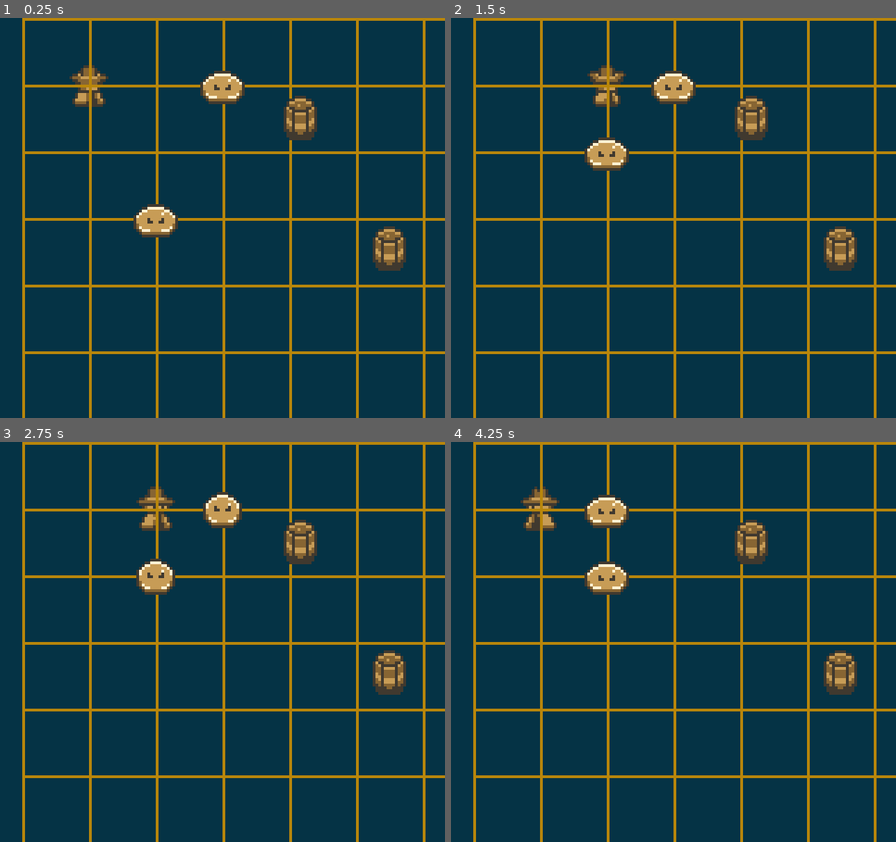
Above: before the commit, frames 1-4 (two rows, left to right).
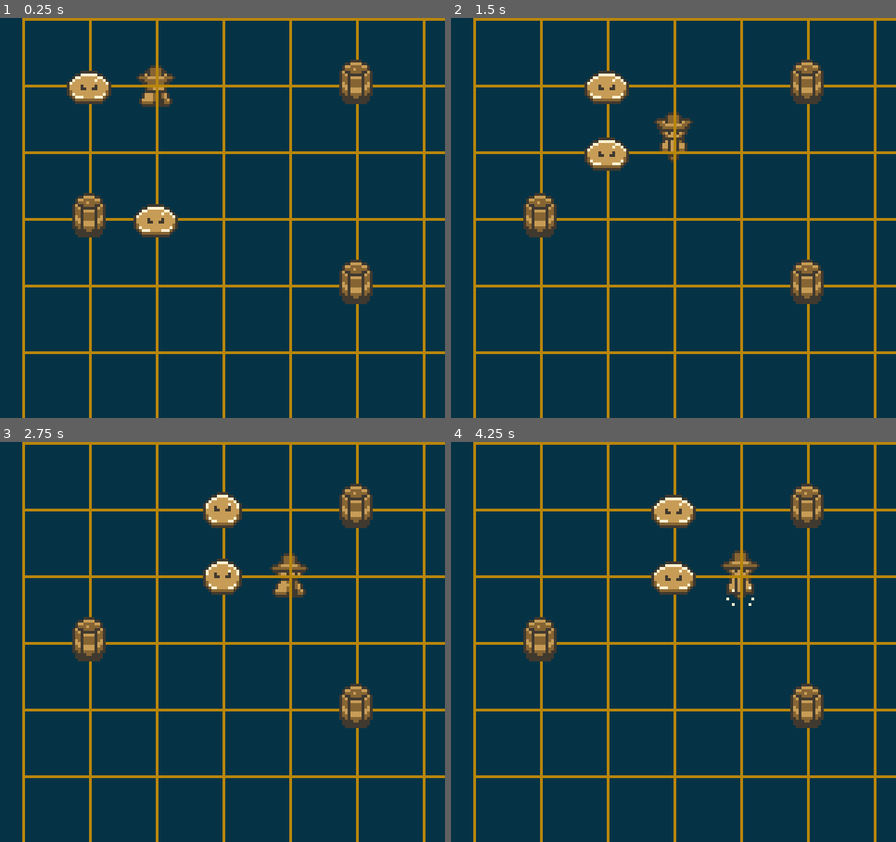
Above: after the commit, the same moments.

Repository: ThGnommy/gb-jam-13
Game: Godot game, scene res://scenes/levels/main.tscn
The game is run twice, just before and just after one commit, with the same random seed, the same clock (stepped at 60 frames per second) and the same inputs.
Inputs:
- Up to frame 1 (0.25 s): no input
- Up to frame 2 (1.5 s): hold Right (right) 0.53-1.28 s; hold Down (down) from 1.28 s (still down)
- Up to frame 3 (2.75 s): release Down (down) at 2.03 s; hold Right (right) from 2.03 s (still down)
- Up to frame 4 (4.25 s): release Right (right) at 2.78 s; hold W (shootUp) 2.78-3.53 s; hold Left (left) from 3.53 s (still down)

The runs differ from the first frame. In frame 1, 5.6% of the frame differs, in the area x 15-92%, y 10-72%; in frame 2, 5.6%; in frame 3, 5.9%; in frame 4, 7.4%.
Error before the commit: Parse Error: Too few arguments for "occupy_cell()" call. Expected at least 3 but received 2. (res://scenes/scripts/object.gd:7)

Commit message:
Fix bullet behaviour

Diff:
--- a/scenes/levels/main.tscn
+++ b/scenes/levels/main.tscn
@@ -17,7 +17,7 @@
 [node name="Main" type="Node2D"]
 
 [node name="Player" parent="." instance=ExtResource("1_72ix8")]
-position = Vector2(24, 24)
+position = Vector2(48, 24)
 
 [node name="Camera2D" type="Camera2D" parent="."]
 position = Vector2(72, 72)
@@ -35,13 +35,13 @@
 [node name="Objects" type="Node2D" parent="."]
 
 [node name="Barrel" parent="Objects" instance=ExtResource("6_vkq25")]
-position = Vector2(163, 34)
+position = Vector2(120, 24)
 
 [node name="Barrel2" parent="Objects" instance=ExtResource("6_vkq25")]
-position = Vector2(100, 37)
+position = Vector2(24, 72)
 
 [node name="Barrel3" parent="Objects" instance=ExtResource("6_vkq25")]
-position = Vector2(132, 84)
+position = Vector2(120, 96)
 
 [node name="Barrel4" parent="Objects" instance=ExtResource("6_vkq25")]
 position = Vector2(133, -12)
@@ -71,10 +71,8 @@
 
 [node name="Enemies" type="Node" parent="."]
 
-[node name="Slime" parent="Enemies" node_paths=PackedStringArray("manager") instance=ExtResource("5_vkq25")]
-position = Vector2(72, 24)
-manager = NodePath("../../GameManager")
+[node name="Slime" parent="Enemies" instance=ExtResource("5_vkq25")]
+position = Vector2(24, 24)
 
-[node name="Slime2" parent="Enemies" node_paths=PackedStringArray("manager") instance=ExtResource("5_vkq25")]
+[node name="Slime2" parent="Enemies" instance=ExtResource("5_vkq25")]
 position = Vector2(48, 72)
-manager = NodePath("../../GameManager")
--- a/scenes/scripts/enemyManager.gd
+++ b/scenes/scripts/enemyManager.gd
@@ -18,7 +18,7 @@
 	"entity" : Node2D
 }
 
-const CELL_SIZE = 24
+const CELL_SIZE : int = 24
 var occupancy_map : Array = []
 
 func _init() -> void:
@@ -101,8 +101,8 @@
 func cell_to_world(cell: Vector2i) -> Vector2i:
 	return Vector2i(cell.x * CELL_SIZE, cell.y * CELL_SIZE)
 
-func world_to_cell(pos: Vector2i) -> Vector2i:
-	return Vector2i(pos.x / CELL_SIZE, pos.y / CELL_SIZE)
+func world_to_cell(pos: Vector2) -> Vector2i:
+	return Vector2i(roundi(pos.x / CELL_SIZE), roundi(pos.y / CELL_SIZE))
 
 func _draw():
 	for x in range(grid_size.x):
--- a/scenes/scripts/object.gd
+++ b/scenes/scripts/object.gd
@@ -4,7 +4,7 @@
 
 func _ready() -> void:
 	current_cell = GridManager.world_to_cell(global_position)
-	GridManager.occupy_cell(current_cell, GridManager.EntityType.Environment)
+	GridManager.occupy_cell(current_cell, GridManager.EntityType.Environment, self)
 
 func die():
 	print("Object destroyed")
Not shown, added: assets/audio/BGM/BattleTheme.ogg.import
Not shown, added: assets/audio/BGM/MainTheme.ogg.import
Not shown, added: assets/sprites/Environment/Block-Sheet.png.import
Not shown, added: assets/sprites/UI/Inventory.png.import
